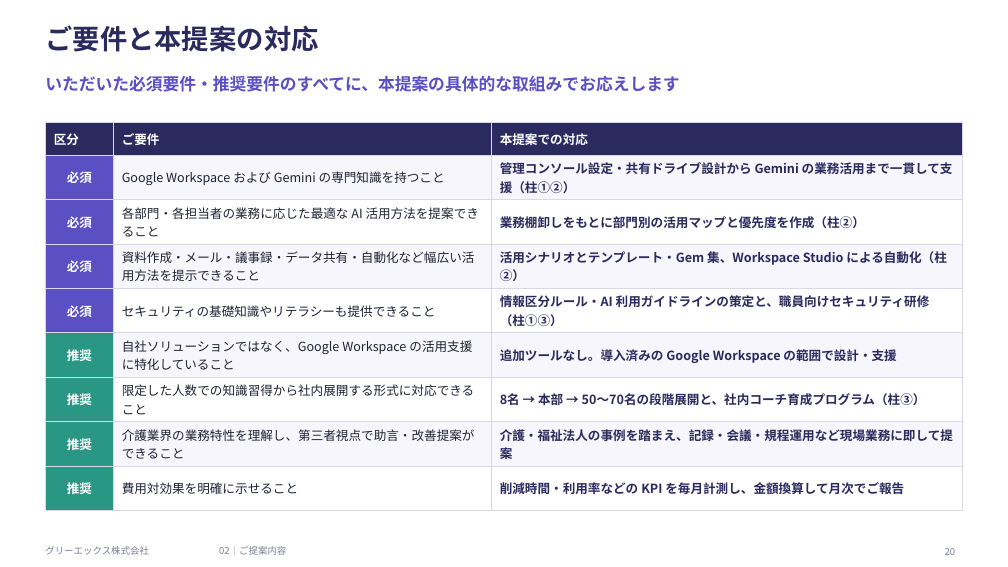
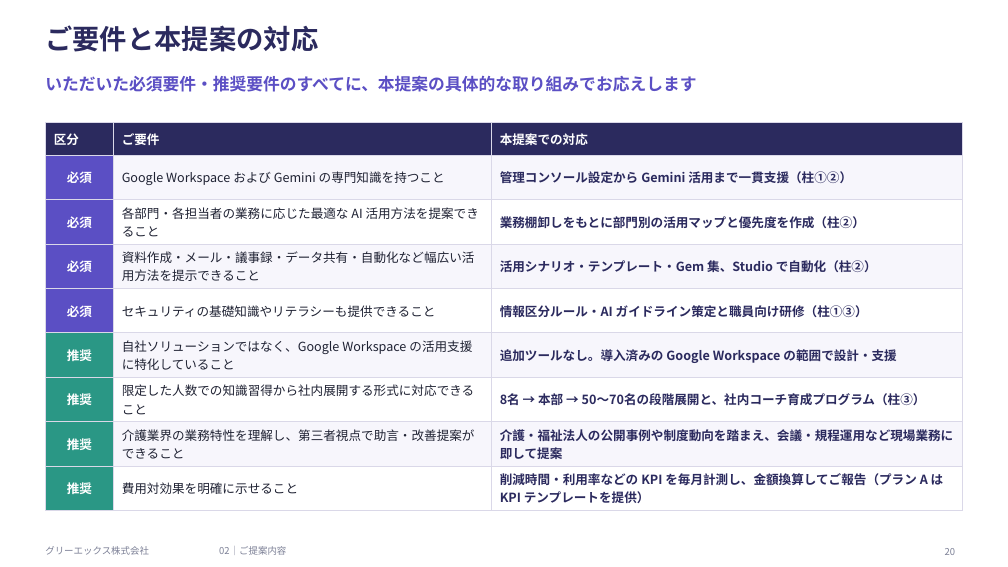
Before and after one commit to hjack0703/sakai, a slide deck: slide 20 of docs/20261027_サカイ様向けご提案_GREEX.pptx. Drawn at 1008x567 pixels with LibreOffice and Linux fonts; fonts in the diff are those of the drawing. Boxes give left, top, right and bottom in pixels: in the first picture for what was removed or moved away, otherwise in the second. Text is boxed around its words. In the diff, an @@ line names an element or a change of style, - is before the commit and + after.

```diff
--- a/docs/20261027_サカイ様向けご提案_GREEX.pptx
+++ b/docs/20261027_サカイ様向けご提案_GREEX.pptx
@@ text at (45,75,696,92): text changed @@
-いただいた必須要件・推奨要件のすべてに、本提案の具体的な取組みでお応えします
+いただいた必須要件・推奨要件のすべてに、本提案の具体的な取り組みでお応えします
@@ table at (45,123,963,507) @@
-row 2, column 3: 管理コンソール設定・共有ドライブ設計から Gemini の業務活用まで一貫して支援（柱①②）
+row 2, column 3: 管理コンソール設定から Gemini 活用まで一貫支援（柱①②）
-row 4, column 3: 活用シナリオとテンプレート・Gem 集、Workspace Studio による自動化（柱②）
+row 4, column 3: 活用シナリオ・テンプレート・Gem 集、Studio で自動化（柱②）
-row 5, column 3: 情報区分ルール・AI 利用ガイドラインの策定と、職員向けセキュリティ研修（柱①③）
+row 5, column 3: 情報区分ルール・AI ガイドライン策定と職員向け研修（柱①③）
-row 8, column 3: 介護・福祉法人の事例を踏まえ、記録・会議・規程運用など現場業務に即して提案
+row 8, column 3: 介護・福祉法人の公開事例や制度動向を踏まえ、会議・規程運用など現場業務に即して提案
-row 9, column 3: 削減時間・利用率などの KPI を毎月計測し、金額換算して月次でご報告
+row 9, column 3: 削減時間・利用率などの KPI を毎月計測し、金額換算してご報告（プラン A は KPI テンプレートを提供）
```
Also in this commit, not shown: 32 other slides changed, 1 slide added, 2 slides removed, 6 other files.
